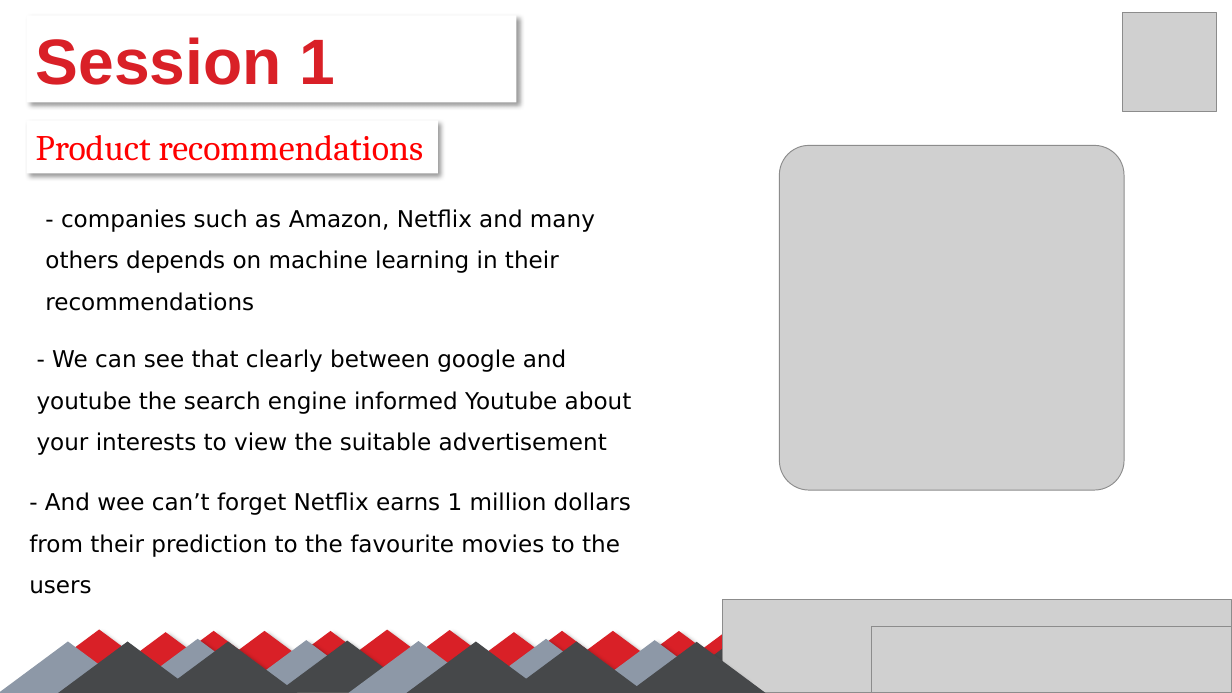
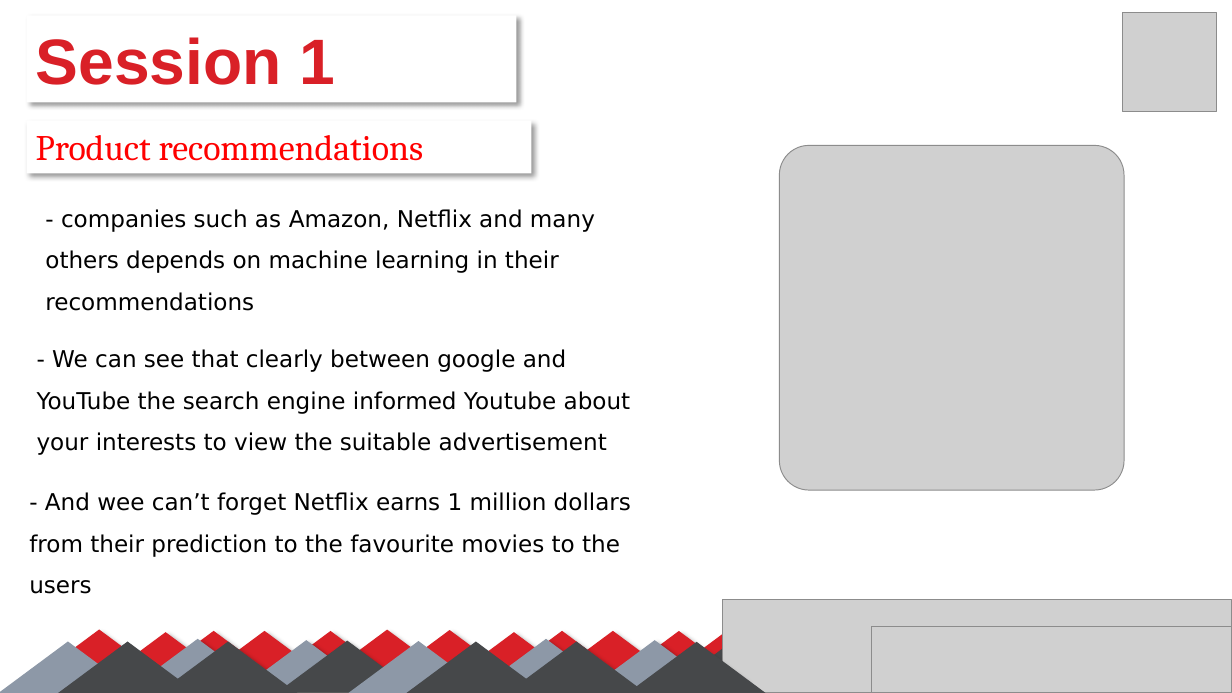
Before and after one commit to SalmaGira/machine-learning-workshop-Kvector, a slide deck: slide 13 of Sessions/Session 1/Session_01.pptx. Drawn at 1232x693 pixels with LibreOffice and Linux fonts; fonts in the diff are those of the drawing; grey boxes stand for pictures. Boxes give left, top, right and bottom in pixels: in the first picture for what was removed or moved away, otherwise in the second. Text is boxed around its words. In the diff, an @@ line names an element or a change of style, - is before the commit and + after.

```diff
--- a/Sessions/Session 1/Session_01.pptx
+++ b/Sessions/Session 1/Session_01.pptx
@@ rectangle "Product recommendations": place and size @@
-rectangle "Product recommendations" at [27,120,438,173]
+rectangle "Product recommendations" at [27,120,531,173]
@@ text at [37,349,631,455]: text changed @@
-- We can see that clearly between google and youtube the search engine informed Youtube about your interests to view the suitable advertisement
+- We can see that clearly between google and YouTube the search engine informed Youtube about your interests to view the suitable advertisement
```
Also in this commit, not shown: 10 other slides changed.
